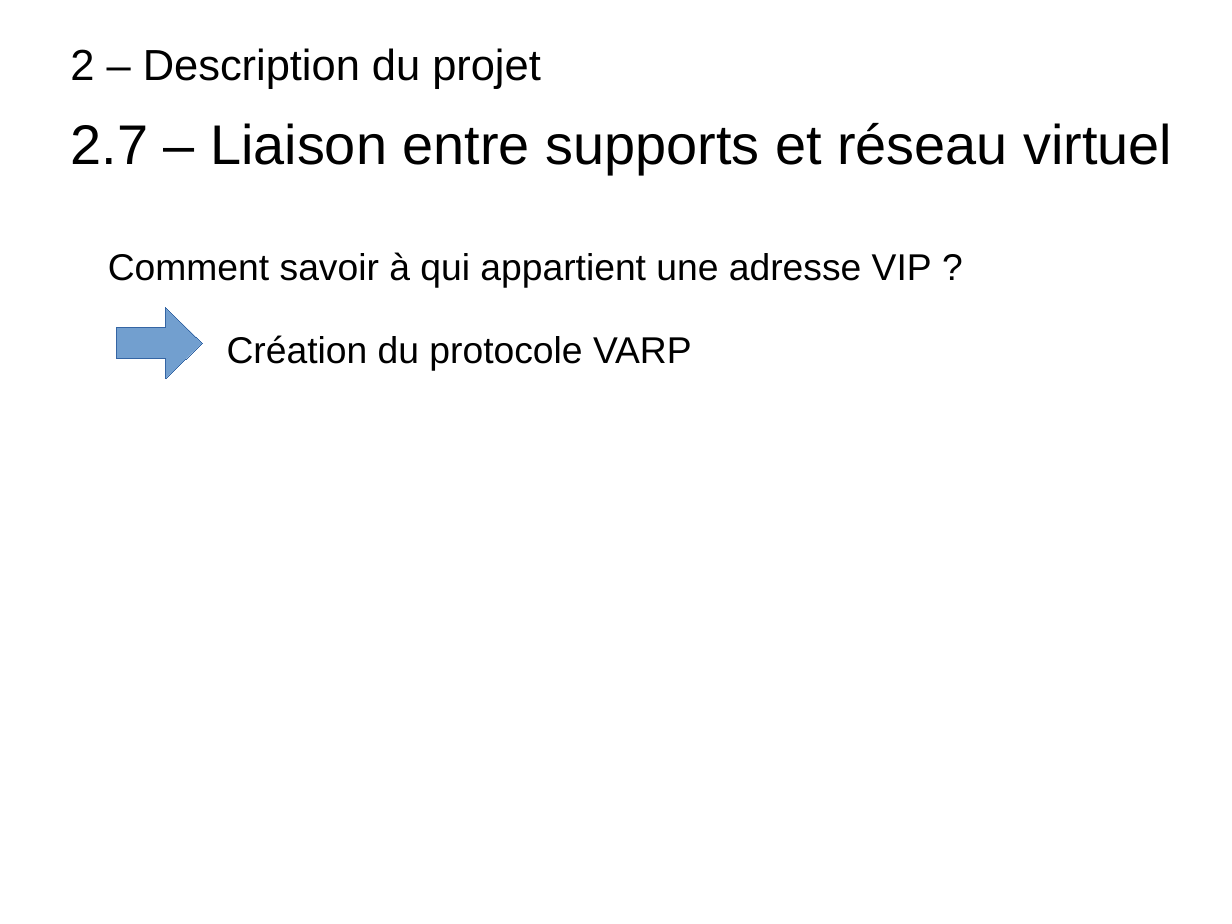
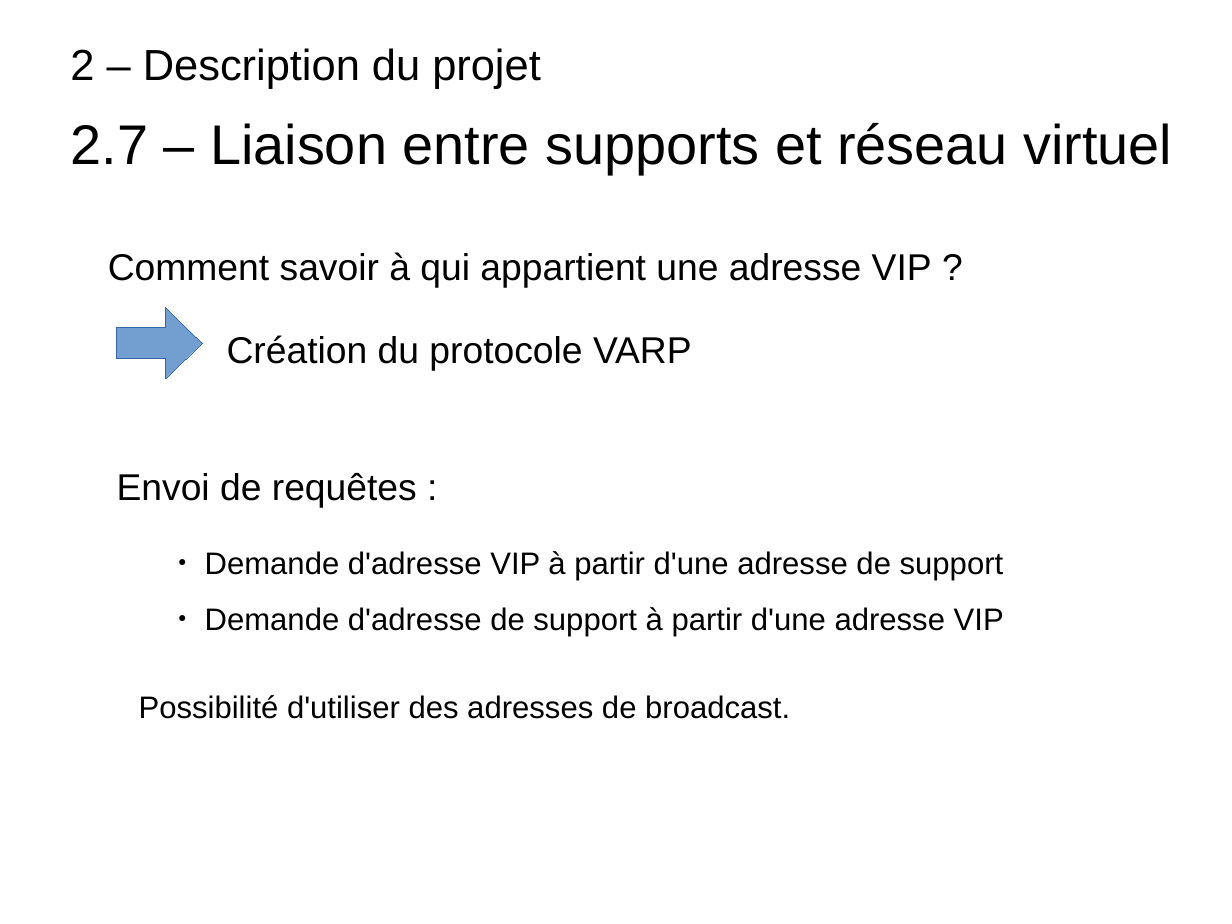
Before and after one commit to CyrillePierre/smartdevcom, a slide deck: slide 7 of doc/soutenance/part2.odp. Drawn at 1232x924 pixels with LibreOffice and Linux fonts; fonts in the diff are those of the drawing. Boxes give left, top, right and bottom in pixels: in the first picture for what was removed or moved away, otherwise in the second. Text is boxed around its words. In the diff, an @@ line names an element or a change of style, - is before the commit and + after.

```diff
--- a/doc/soutenance/part2.odp
+++ b/doc/soutenance/part2.odp
@@ text added at [117,473,417,508], 24 pt, text #000000 @@
+Envoi de requêtes :
@@ text added at [205,551,1004,636], 20 pt, text #000000 @@
+● Demande d'adresse VIP à partir d'une adresse de support
+● Demande d'adresse de support à partir d'une adresse VIP
@@ text added at [139,695,790,719], 20 pt, text #000000 @@
+Possibilité d'utiliser des adresses de broadcast.
```
Also in this commit, not shown: 3 slides added.
